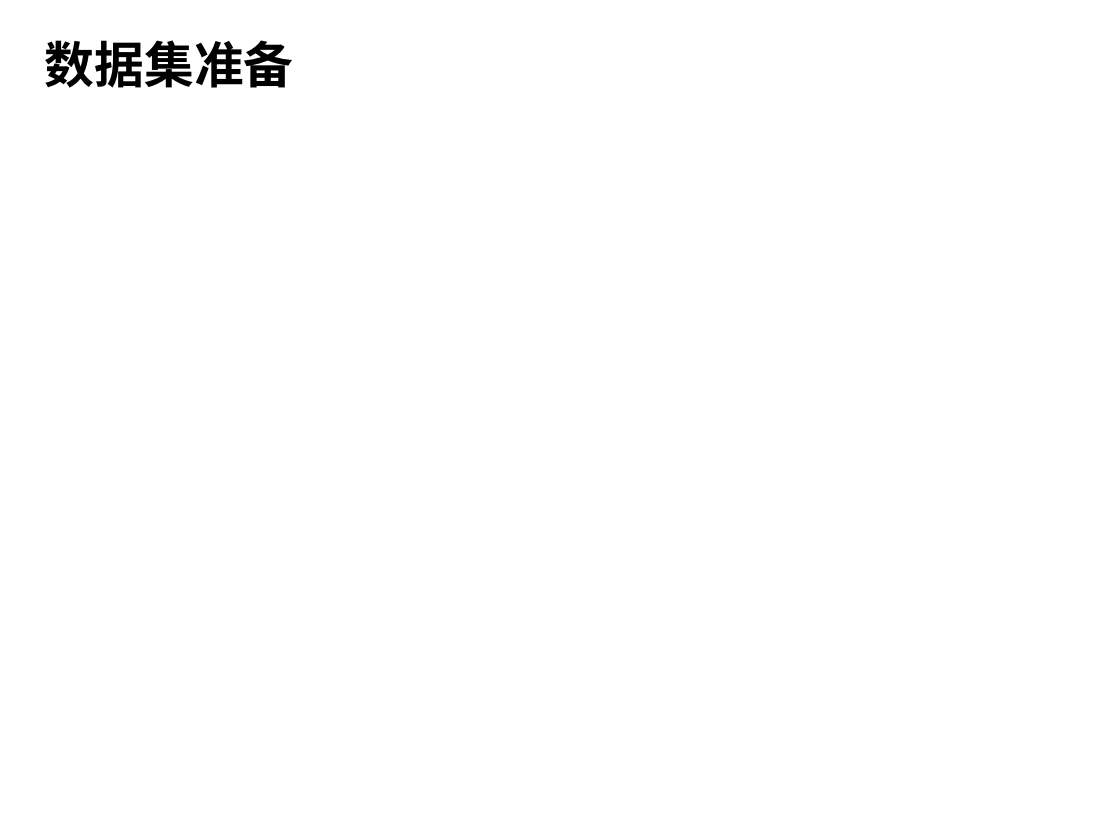
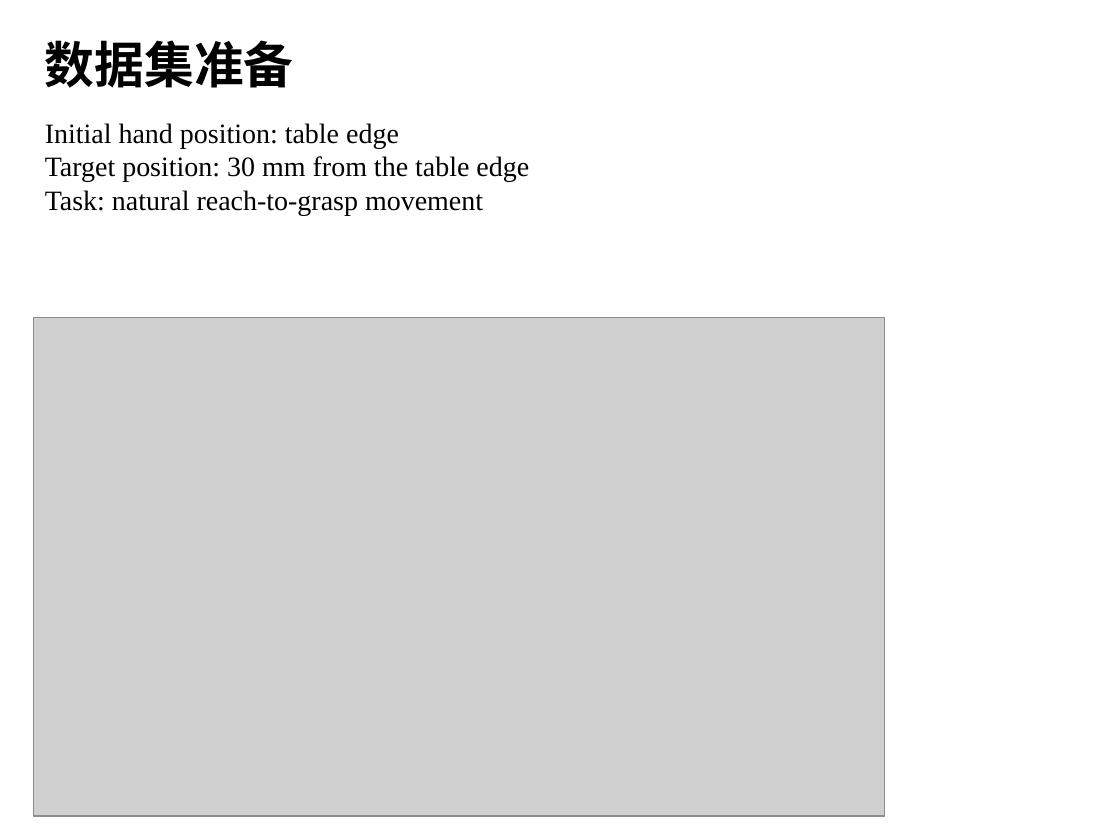
Before and after one commit to DiXiQing/Multimodal_Imitation_Learning, a slide deck: slide 2 of Report/R2.pptx. Drawn at 1120x840 pixels with LibreOffice and Linux fonts; fonts in the diff are those of the drawing; grey boxes stand for pictures. Boxes give left, top, right and bottom in pixels: in the first picture for what was removed or moved away, otherwise in the second. Text is boxed around its words. In the diff, an @@ line names an element or a change of style, - is before the commit and + after.

```diff
--- a/Report/R2.pptx
+++ b/Report/R2.pptx
@@ text added at (x1=45, y1=123, x2=529, y2=215), 18 pt, text #000000 @@
+Initial hand position: table edge
+Target position: 30 mm from the table edge
+Task: natural reach-to-grasp movement
@@ picture added at (x1=34, y1=317, x2=885, y2=815) @@
```
